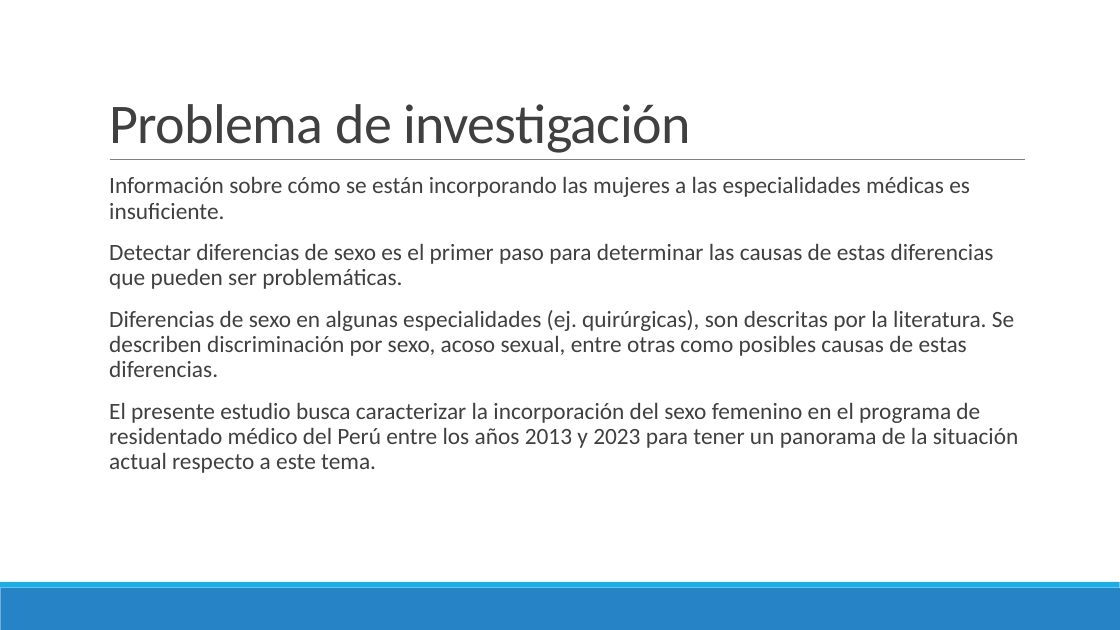
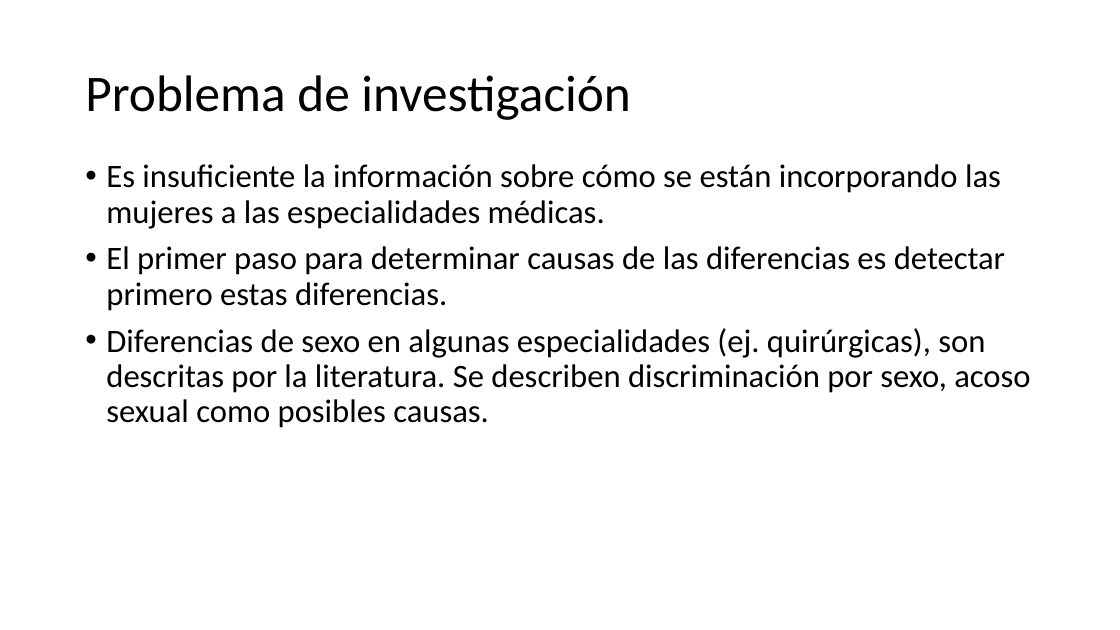
Before and after one commit to danimedi/tesis_genero_especialidades, a slide deck: slide 6 of doc/diapositivas_sustentacion_tesis.pptx. Drawn at 1120x630 pixels with LibreOffice and Linux fonts; fonts in the diff are those of the drawing; background and template pictures are left out. Boxes give left, top, right and bottom in pixels: in the first picture for what was removed or moved away, otherwise in the second. Text is boxed around its words. In the diff, an @@ line names an element or a change of style, - is before the commit and + after.

```diff
--- a/doc/diapositivas_sustentacion_tesis.pptx
+++ b/doc/diapositivas_sustentacion_tesis.pptx
@@ title "Problema de investigación": place and size @@
-title "Problema de investigación" at [109, 104, 690, 153]
+title "Problema de investigación" at [85, 75, 631, 120]
@@ title "Problema de investigación" at [85, 75, 631, 120]: size 48 to 44 pt, text colour #404040 to #000000, letter spacing -0.5 to 0 pt; line spacing 0.85 to 0.9; vertical alignment bottom to middle @@
@@ text at [106, 164, 1030, 428]: text changed; size 20 to 28 pt; text colour #404040 to #000000 @@
-  Información sobre cómo se están incorporando las mujeres a las especialidades médicas es insuficiente.
-  Detectar diferencias de sexo es el primer paso para determinar las causas de estas diferencias que pueden ser problemáticas.
-  Diferencias de sexo en algunas especialidades (ej. quirúrgicas), son descritas por la literatura. Se describen discriminación por sexo, acoso sexual, entre otras como posibles causas de estas diferencias.
-  El presente estudio busca caracterizar la incorporación del sexo femenino en el programa de residentado médico del Perú entre los años 2013 y 2023 para tener un panorama de la situación actual respecto a este tema.
+• Es insuficiente la información sobre cómo se están incorporando las mujeres a las especialidades médicas.
+• El primer paso para determinar causas de las diferencias es detectar primero estas diferencias.
+• Diferencias de sexo en algunas especialidades (ej. quirúrgicas), son descritas por la literatura. Se describen discriminación por sexo, acoso sexual como posibles causas.
@@ line removed from (110, 160) to (1026, 160) @@
@@ rectangle removed at [0, 588, 1120, 630] @@
@@ rectangle removed at [0, 582, 1120, 588] @@
```
Also in this commit, not shown: 64 other slides changed, 6 slides added, 7 slides removed.
